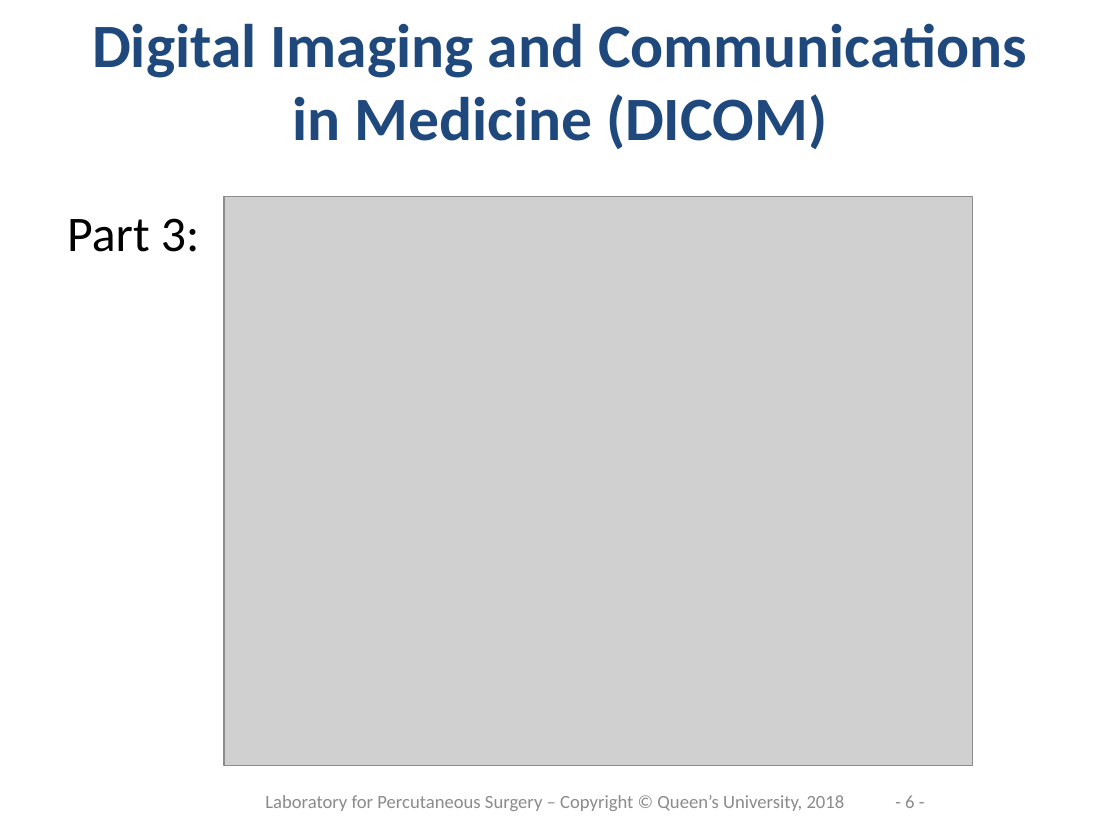
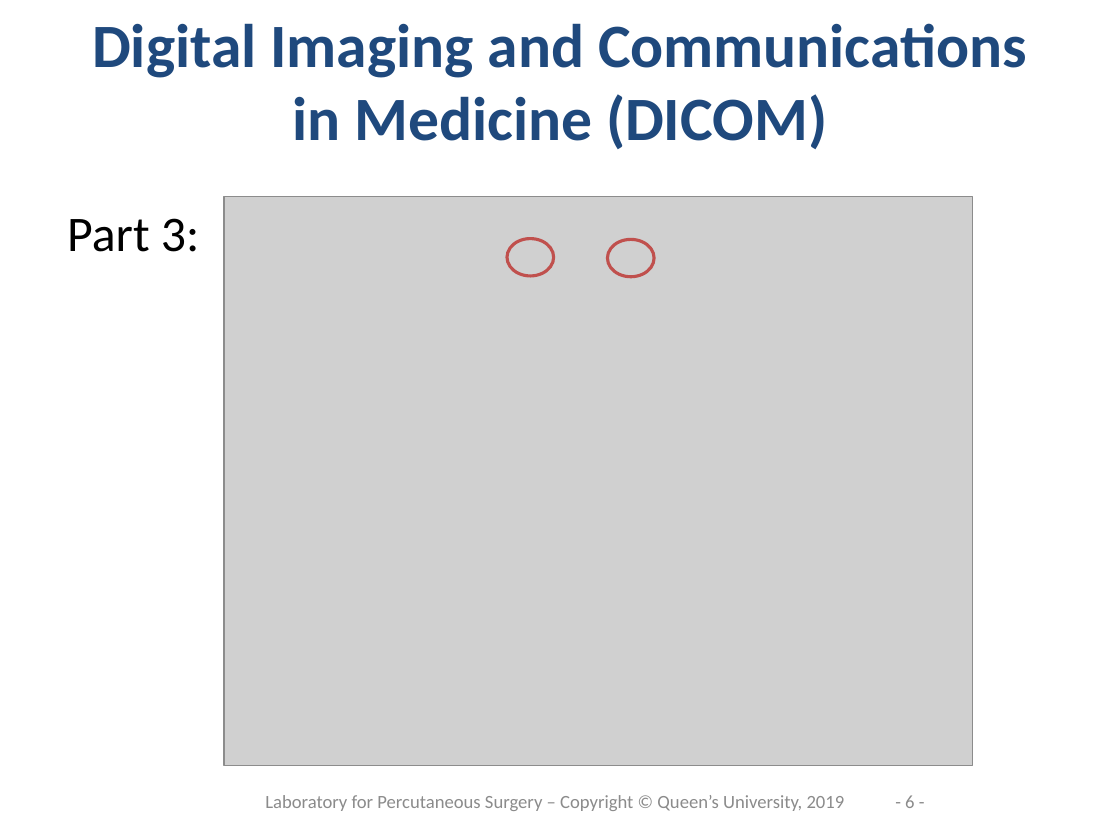
Before and after one commit to PerkLab/PerkLabBootcamp, a slide deck: slide 6 of Doc/day1_7_DICOMTutorial.pptx. Drawn at 1120x840 pixels with LibreOffice and Linux fonts; fonts in the diff are those of the drawing; grey boxes stand for pictures; background and template pictures are left out. Boxes give left, top, right and bottom in pixels: in the first picture for what was removed or moved away, otherwise in the second. Text is boxed around its words. In the diff, an @@ line names an element or a change of style, - is before the commit and + after.

```diff
--- a/Doc/day1_7_DICOMTutorial.pptx
+++ b/Doc/day1_7_DICOMTutorial.pptx
@@ ellipse added at (507, 239, 554, 276), outline #C0504D 2 pt @@
@@ ellipse added at (607, 240, 654, 277), outline #C0504D 2 pt @@
@@ text at (265, 795, 845, 811): text changed @@
-Laboratory for Percutaneous Surgery – Copyright © Queen’s University, 2018
+Laboratory for Percutaneous Surgery – Copyright © Queen’s University, 2019
```
Also in this commit, not shown: 29 other slides changed, 1 slide added, 2 other files.
